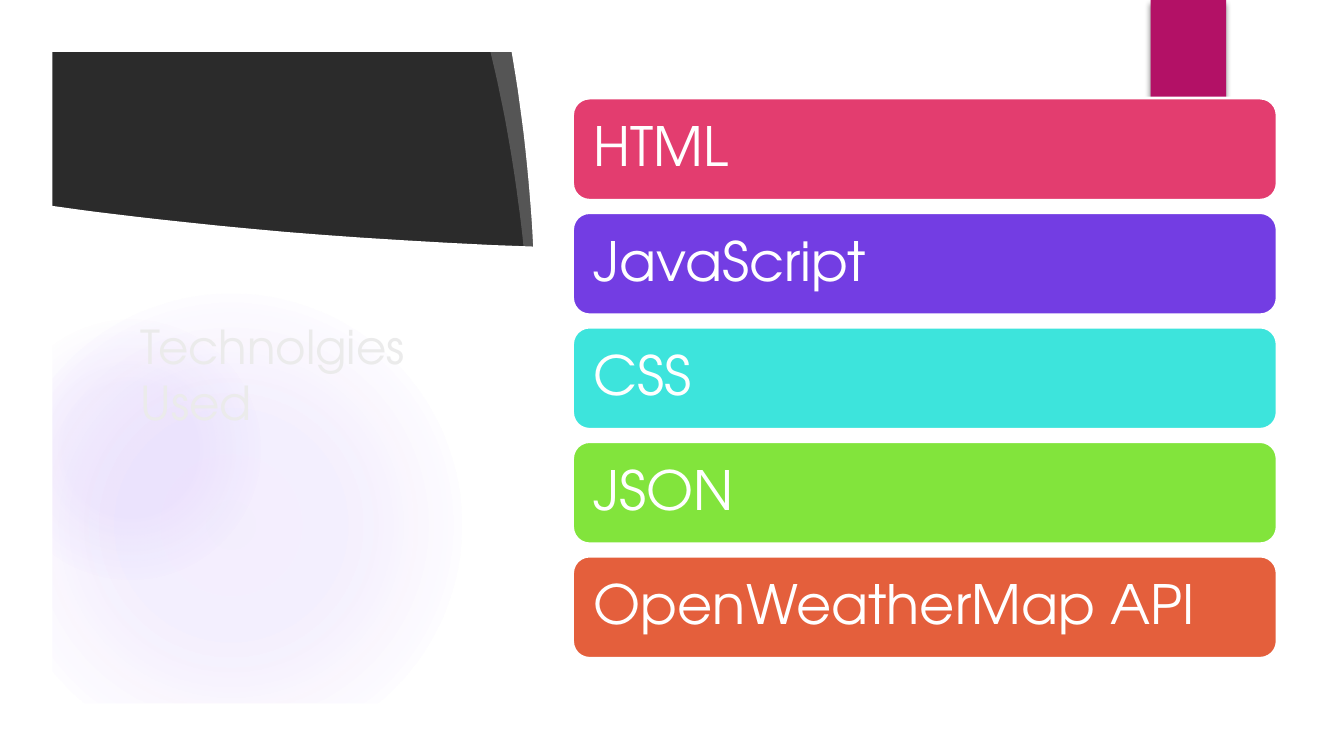
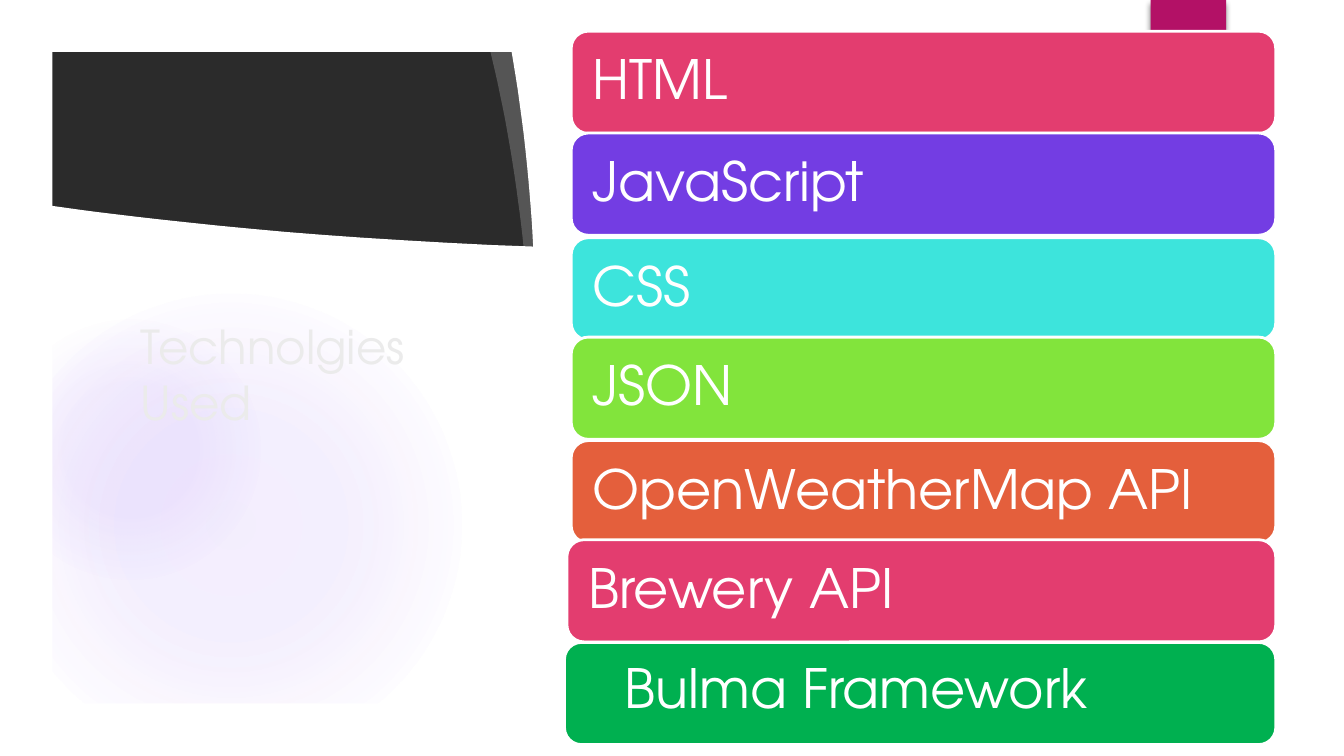
Before and after one commit to sdesire/APIs-For-IPAs, a slide deck: slide 4 of Project Presentation.pptx. Drawn at 1344x756 pixels with LibreOffice and Linux fonts; fonts in the diff are those of the drawing; background and template pictures are left out; a plain dark background stands for a picture behind light text. Boxes give left, top, right and bottom in pixels: in the first picture for what was removed or moved away, otherwise in the second. Text is boxed around its words. In the diff, an @@ line names an element or a change of style, - is before the commit and + after.

```diff
--- a/Project Presentation.pptx
+++ b/Project Presentation.pptx
@@ rounded rectangle: place and size @@
-rounded rectangle at (573, 98, 1277, 200)
+rounded rectangle at (571, 31, 1275, 133)
@@ text "HTML": place and size @@
-text "HTML" at (594, 126, 729, 166)
+text "HTML" at (592, 59, 727, 99)
@@ rounded rectangle: place and size @@
-rounded rectangle at (573, 212, 1277, 314)
+rounded rectangle at (571, 133, 1275, 235)
@@ text "JavaScript": place and size @@
-text "JavaScript" at (594, 240, 866, 292)
+text "JavaScript" at (592, 160, 864, 212)
@@ rounded rectangle: place and size @@
-rounded rectangle at (573, 327, 1277, 429)
+rounded rectangle at (571, 238, 1275, 340)
@@ text "CSS": place and size @@
-text "CSS" at (594, 354, 692, 396)
+text "CSS" at (592, 265, 690, 307)
@@ rounded rectangle added at (571, 337, 1275, 439), fill #82E43C, outline #FFFFFF 1.5 pt @@
@@ text "JSON": place and size @@
-text "JSON" at (594, 469, 734, 511)
+text "JSON" at (592, 364, 732, 406)
@@ rounded rectangle at (571, 441, 1275, 543): fill #82E43C to #E45F3C @@
@@ text "OpenWeatherMap API": place and size @@
-text "OpenWeatherMap API" at (594, 583, 1194, 635)
+text "OpenWeatherMap API" at (592, 468, 1193, 520)
@@ rounded rectangle: place and size @@
-rounded rectangle at (573, 556, 1277, 659)
+rounded rectangle at (567, 540, 1275, 642)
@@ rounded rectangle at (567, 540, 1275, 642): fill #E45F3C to #E33D6F @@
@@ text added at (588, 568, 893, 619), 29 pt, text #FFFFFF @@
+Brewery API
@@ rounded rectangle added at (564, 642, 1275, 745), fill #00B050, outline #FFFFFF 1.5 pt @@
@@ rectangle added at (609, 645, 1189, 738), fill #00B050, 29 pt, text #FFFFFF @@
+Bulma Framework
```
Also in this commit, not shown: 6 other slides changed.
